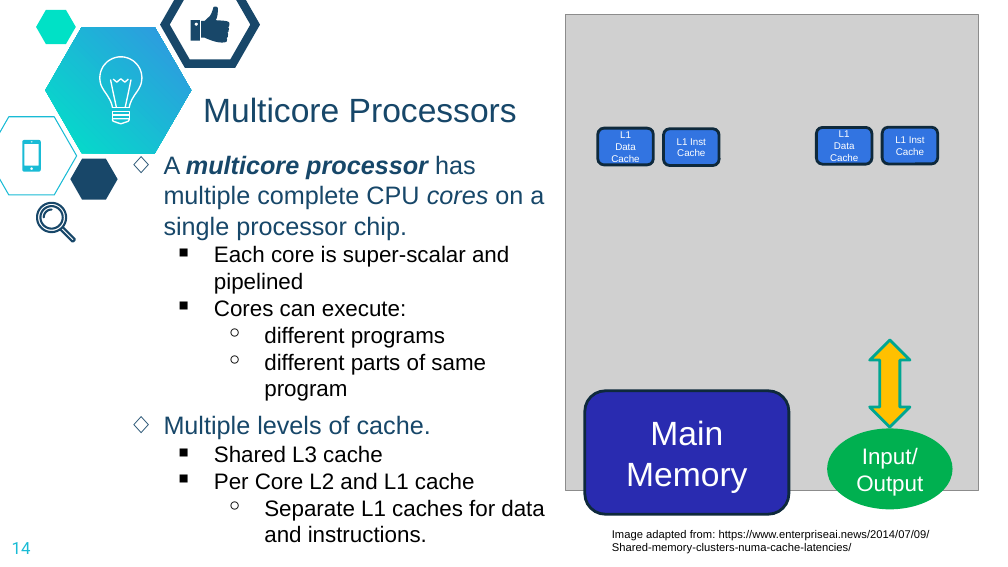
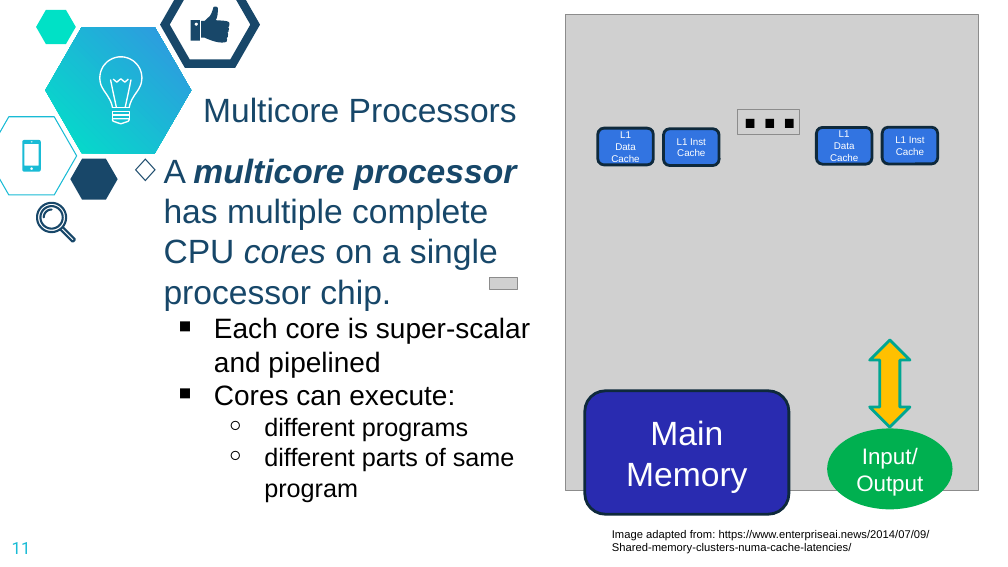
Before and after one commit to dickinson-comp256/COMP256, a slide deck: slide 11 of docs/materials/03-MachineAbstractions/MA5-S-ParallelismPipelining.pptx (slide 14 before the commit). Drawn at 1008x567 pixels with LibreOffice and Linux fonts; fonts in the diff are those of the drawing; grey boxes stand for pictures; background and template pictures are left out. Boxes give left, top, right and bottom in pixels: in the first picture for what was removed or moved away, otherwise in the second. Text is boxed around its words. In the diff, an @@ line names an element or a change of style, - is before the commit and + after.

```diff
--- a/docs/materials/03-MachineAbstractions/MA5-S-ParallelismPipelining.pptx
+++ b/docs/materials/03-MachineAbstractions/MA5-S-ParallelismPipelining.pptx
@@ text added at (730, 61, 812, 146), 44 pt, text #000000, bold @@
+…
@@ picture added at (737, 110, 799, 135) @@
@@ text "A multicore processor has multiple ..." at (164, 158, 530, 502): size 18 to 24 pt in "A multicore processor has multiple complete CPU ..."; size 16 to 20 pt in "Each core is super-scalar and pipelined", "Cores can execute:"; size 16 to 18 pt in "different programs", "different parts of same program" @@
@@ picture added at (490, 278, 518, 289) @@
@@ text at (164, 415, 544, 543): paragraphs removed @@
-◇ Multiple levels of cache.
-  ￭ Shared L3 cache
-  ￭ Per Core L2 and L1 cache
-    ￮ Separate L1 caches for data and instructions.
@@ page number at (12, 542, 31, 554): text changed @@
-14
+11
```
Also in this commit, not shown: 10 other slides changed, 3 slides added, 2 other files.
